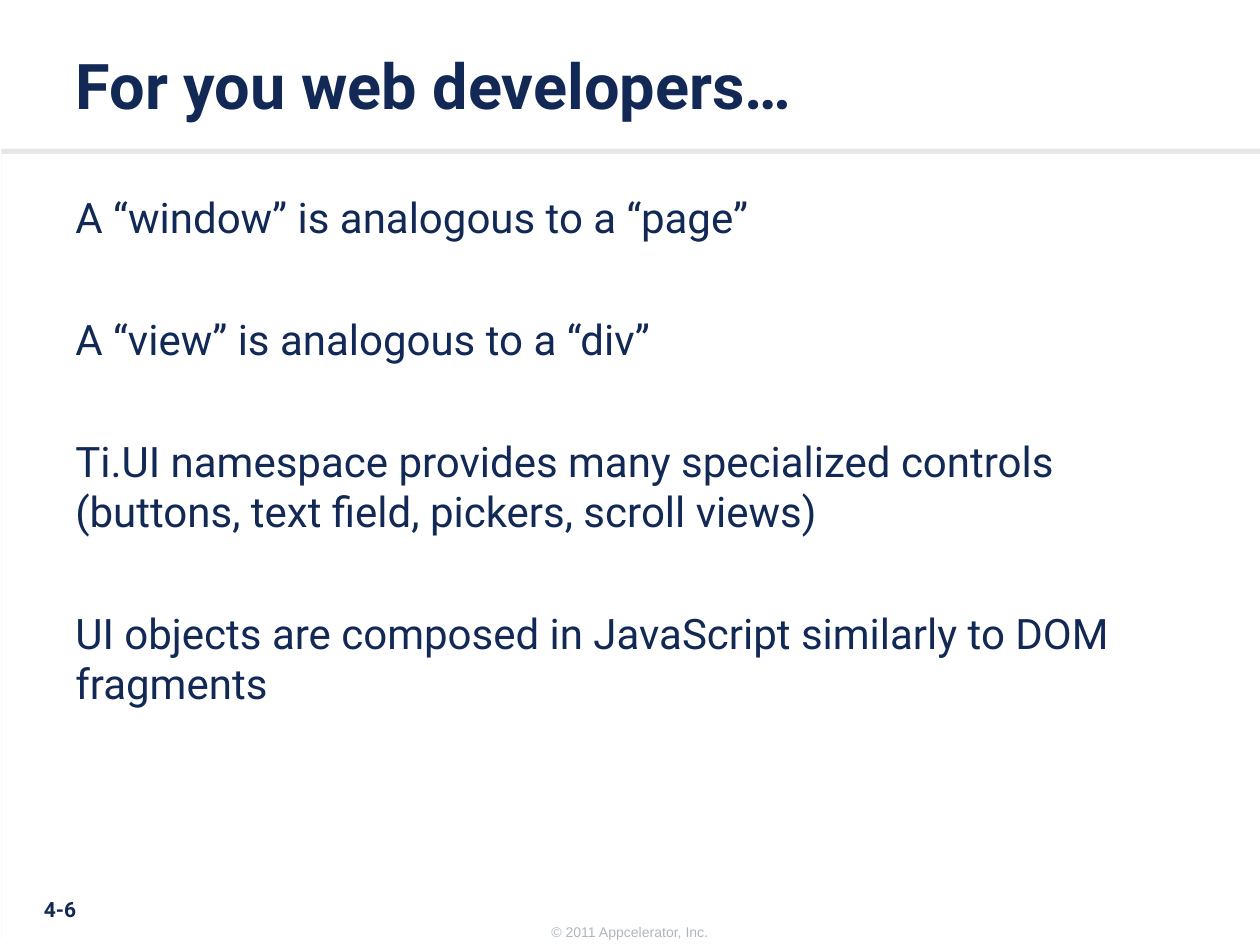
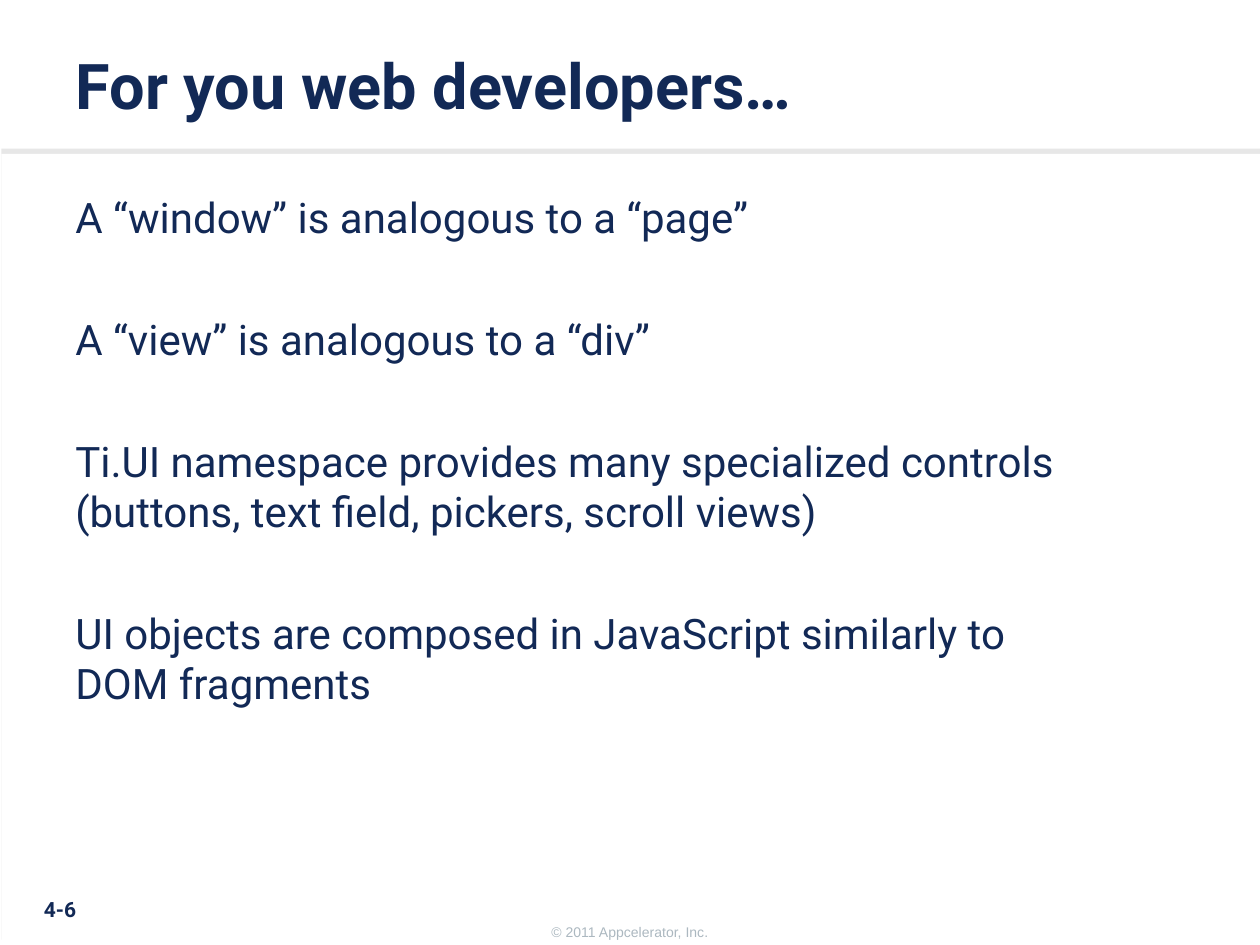
Before and after one commit to appcelerator-training-archive/tcad_certification, a slide deck: slide 6 of 220/220.ppt. Drawn at 1260x945 pixels with LibreOffice and Linux fonts; fonts in the diff are those of the drawing; background and template pictures are left out. Boxes give left, top, right and bottom in pixels: in the first picture for what was removed or moved away, otherwise in the second. Text is boxed around its words. In the diff, an @@ line names an element or a change of style, - is before the commit and + after.

```diff
--- a/220/220.ppt
+++ b/220/220.ppt
@@ text "A “window” is analogous to ..." rewrapped from box(75, 201, 1108, 708) to box(75, 201, 1054, 708) @@
```
Also in this commit, not shown: 2 other slides changed, 4 other files.
